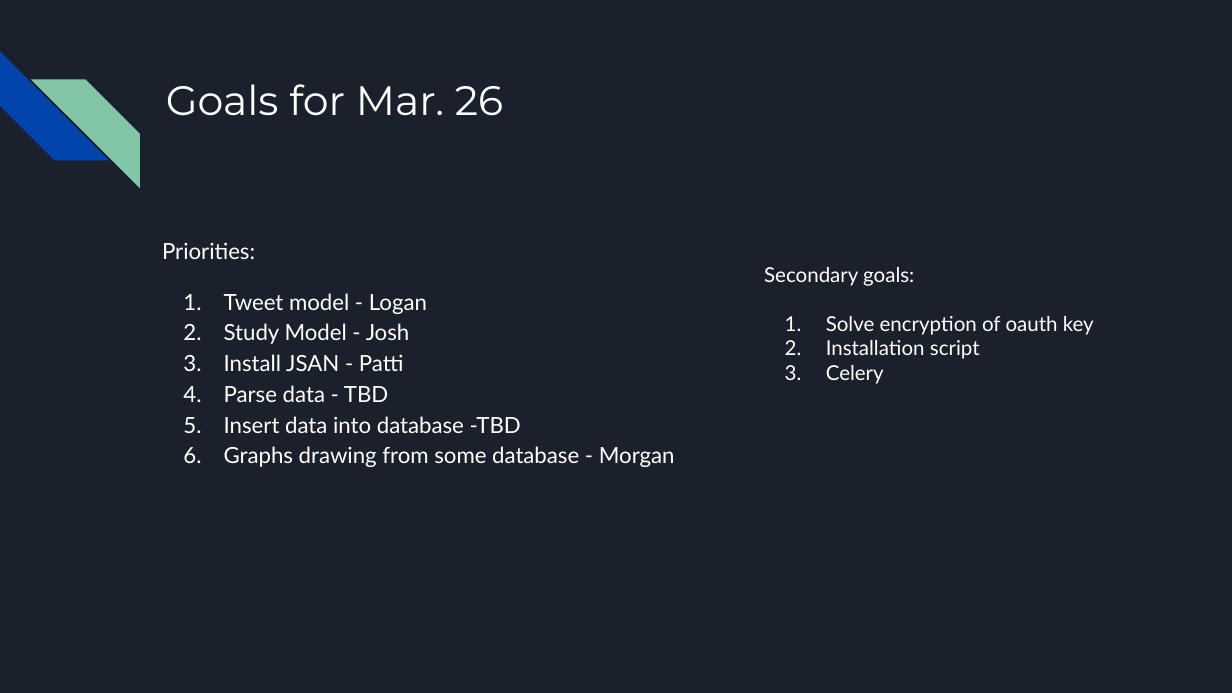
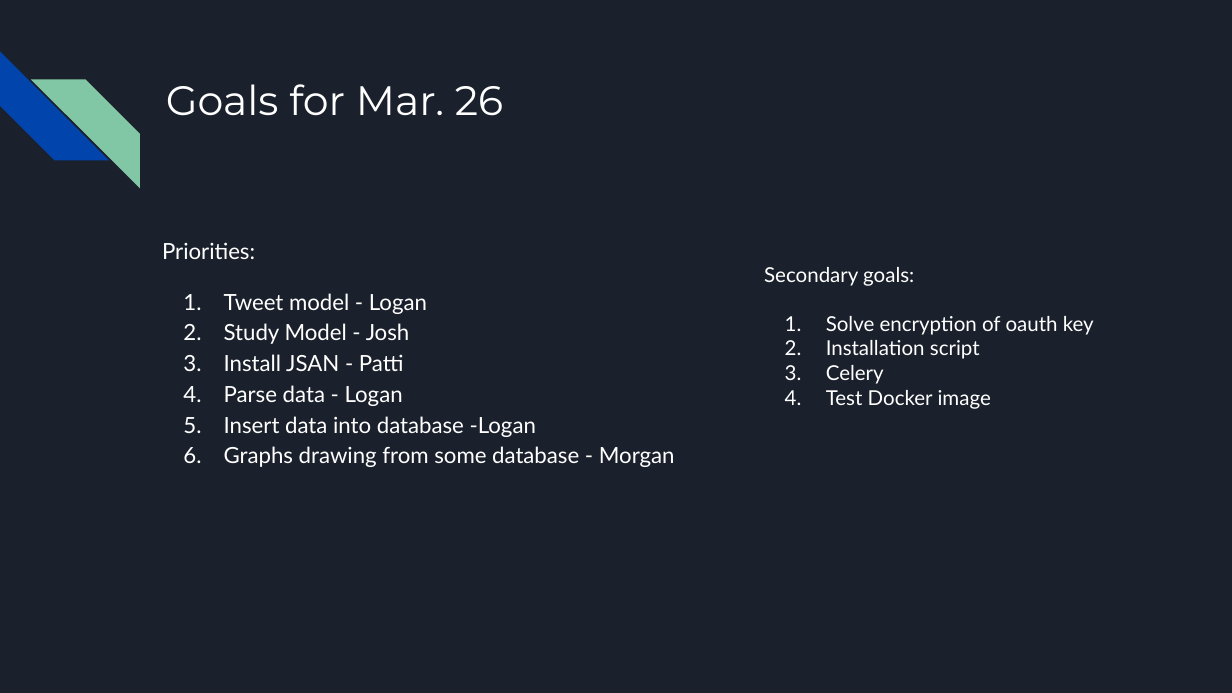
Before and after one commit to JoshCMoore/Massmine-for-the-Masses, a slide deck: slide 11 of documentation/slides/PresentationMar21.pptx (slide 2 before the commit). Drawn at 1232x693 pixels with LibreOffice and Linux fonts; fonts in the diff are those of the drawing. Boxes give left, top, right and bottom in pixels: in the first picture for what was removed or moved away, otherwise in the second. Text is boxed around its words. In the diff, an @@ line names an element or a change of style, - is before the commit and + after.

```diff
--- a/documentation/slides/PresentationMar21.pptx
+++ b/documentation/slides/PresentationMar21.pptx
@@ text at box(224, 385, 536, 437): text changed @@
-4. Parse data - TBD
-5. Insert data into database -TBD
+4. Parse data - Logan
+5. Insert data into database -Logan
@@ text at box(826, 390, 991, 409): paragraph added @@
+4. Test Docker image
```
Also in this commit, not shown: 2 other slides changed, 2 slides added, 1 other file.
